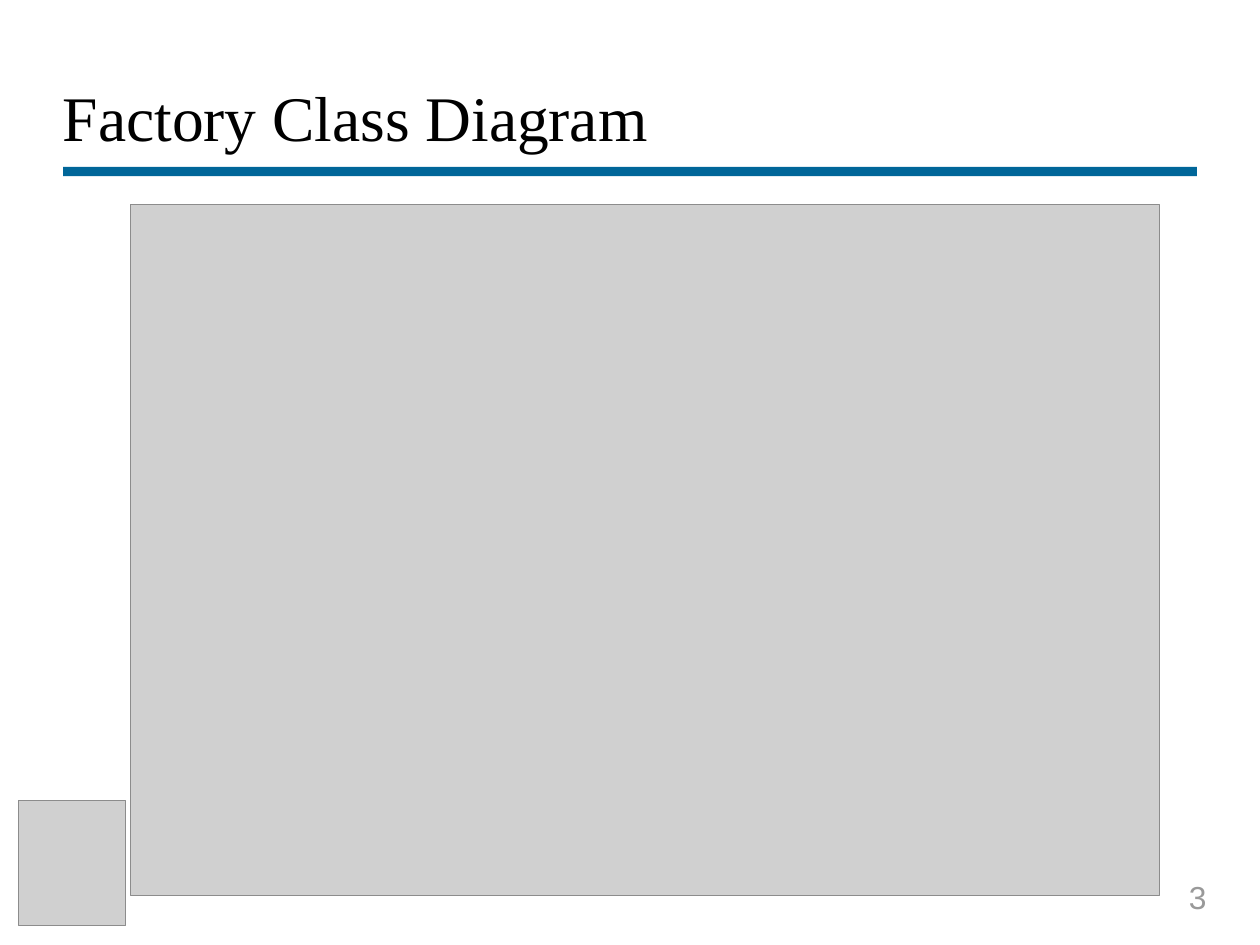
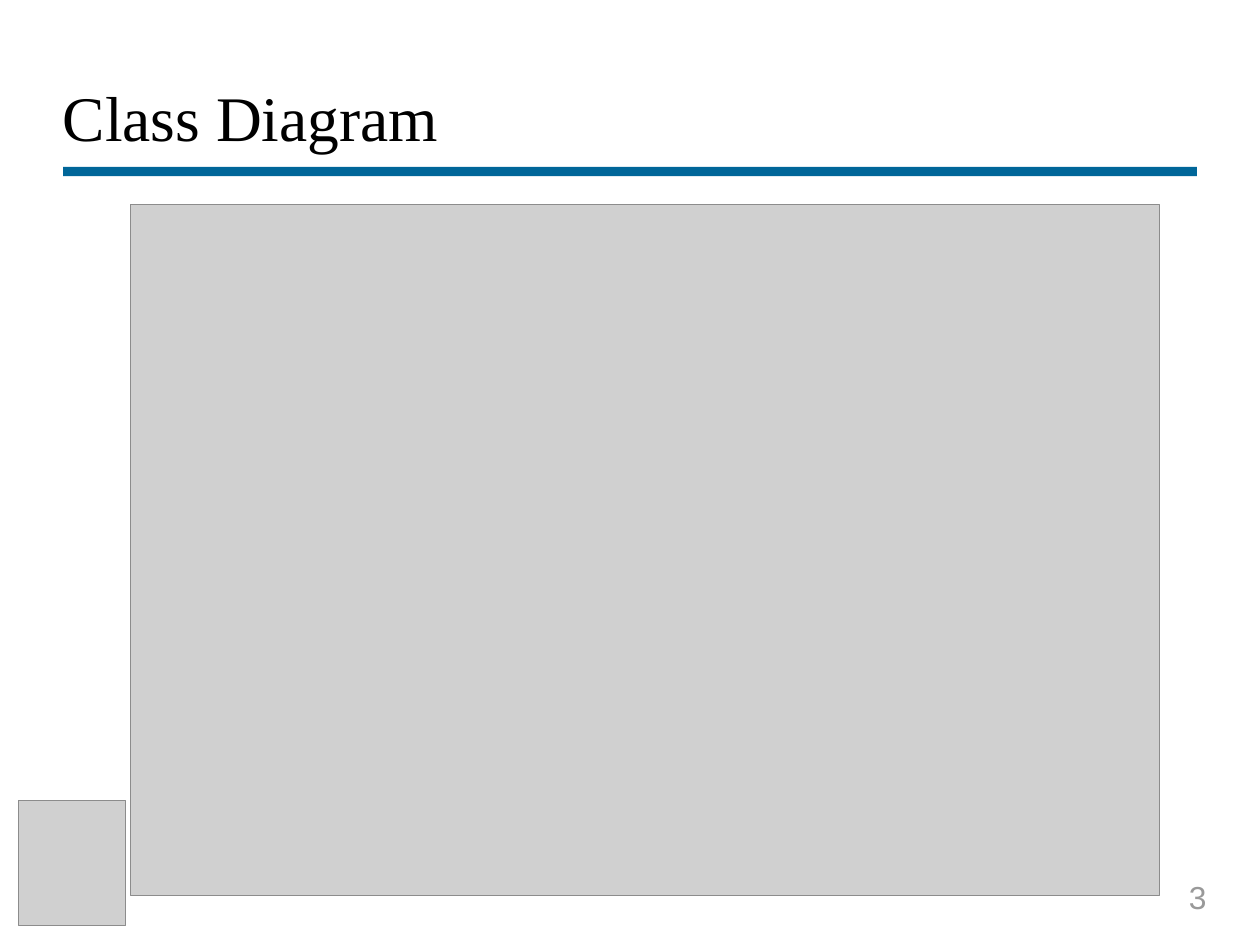
Before and after one commit to JordanRaphael/l1-software-data-evolution, a slide deck: slide 4 of Presentations/Progress-Presentation.odp. Drawn at 1260x945 pixels with LibreOffice and Linux fonts; fonts in the diff are those of the drawing; grey boxes stand for pictures. Boxes give left, top, right and bottom in pixels: in the first picture for what was removed or moved away, otherwise in the second. Text is boxed around its words. In the diff, an @@ line names an element or a change of style, - is before the commit and + after.

```diff
--- a/Presentations/Progress-Presentation.odp
+++ b/Presentations/Progress-Presentation.odp
@@ title at [63, 97, 438, 153]: text changed @@
-Factory Class Diagram
+Class Diagram
```
Also in this commit, not shown: 5 other files.
